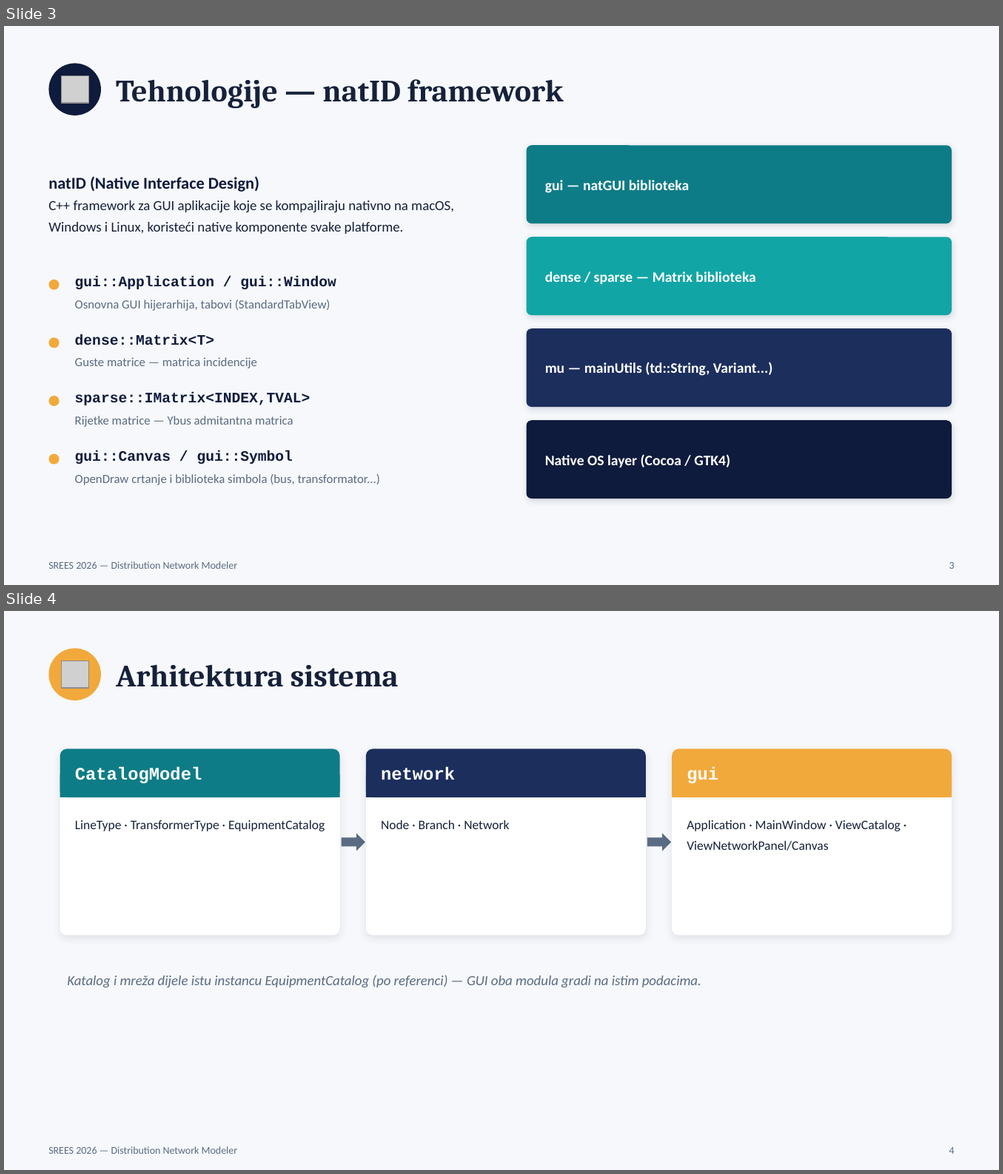
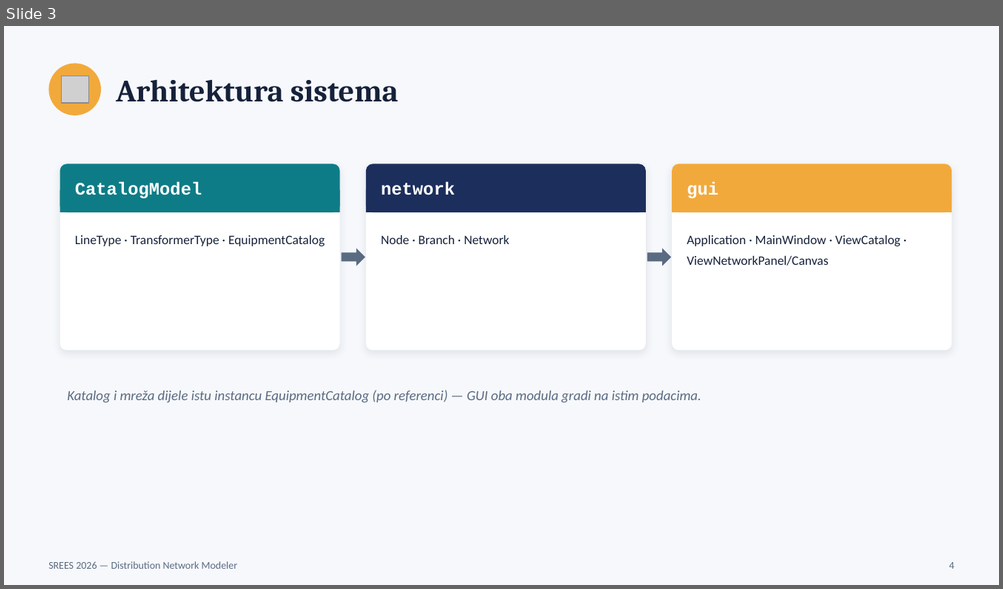
Before and after one commit to Namik-C/SREES_2026_Jamak_GUIaplikacija_DNM, a slide deck: presentation/Prezentacija.pptx. Shown one above the other, each under a label of ours: slides 3 and 4 before the commit, slide 3 after it. The pictures are 1003x1174 and 1003x589 pixels, drawn with LibreOffice and Linux fonts; fonts in the diff are those of the drawing; grey boxes stand for pictures. Boxes give left, top, right and bottom in pixels: in the first picture for what was removed or moved away, otherwise in the second. Text is boxed around its words. In the diff, an @@ line names an element or a change of style, - is before the commit and + after.

```diff
--- a/presentation/Prezentacija.pptx
+++ b/presentation/Prezentacija.pptx
@@ slide 3 removed at bbox=[4, 26, 999, 585], background #F6F8FB @@
@@ ellipse removed at bbox=[48, 63, 101, 116] @@
@@ picture removed at bbox=[62, 76, 88, 103] @@
@@ text removed at bbox=[116, 79, 563, 109] @@
-Tehnologije — natID framework
@@ rounded rectangle removed at bbox=[526, 145, 951, 224] @@
@@ text removed at bbox=[48, 176, 454, 234] @@
-natID (Native Interface Design)
-C++ framework za GUI aplikacije koje se kompajliraju nativno na macOS, Windows i Linux, koristeći native komponente svake platforme.
@@ text removed at bbox=[545, 180, 688, 193] @@
-gui — natGUI biblioteka
@@ rounded rectangle removed at bbox=[526, 237, 951, 315] @@
@@ ellipse removed at bbox=[48, 280, 60, 290] @@
@@ text removed at bbox=[75, 276, 336, 289] @@
-gui::Application / gui::Window
@@ text removed at bbox=[545, 272, 755, 284] @@
-dense / sparse — Matrix biblioteka
@@ text removed at bbox=[75, 300, 330, 311] @@
-Osnovna GUI hijerarhija, tabovi (StandardTabView)
@@ text removed at bbox=[75, 335, 214, 346] @@
-dense::Matrix<T>
@@ rounded rectangle removed at bbox=[526, 329, 951, 407] @@
@@ ellipse removed at bbox=[48, 338, 60, 349] @@
@@ text removed at bbox=[75, 358, 257, 369] @@
-Guste matrice — matrica incidencije
@@ text removed at bbox=[545, 362, 773, 376] @@
-mu — mainUtils (td::String, Variant...)
@@ ellipse removed at bbox=[48, 396, 60, 406] @@
@@ text removed at bbox=[75, 392, 310, 406] @@
-sparse::IMatrix<INDEX,TVAL>
@@ text removed at bbox=[75, 416, 293, 427] @@
-Rijetke matrice — Ybus admitantna matrica
@@ rounded rectangle removed at bbox=[526, 420, 951, 499] @@
@@ ellipse removed at bbox=[48, 454, 60, 465] @@
@@ text removed at bbox=[75, 451, 293, 464] @@
-gui::Canvas / gui::Symbol
@@ text removed at bbox=[545, 454, 730, 468] @@
-Native OS layer (Cocoa / GTK4)
@@ text removed at bbox=[75, 474, 380, 486] @@
-OpenDraw crtanje i biblioteka simbola (bus, transformator...)
@@ text removed at bbox=[48, 562, 238, 569] @@
-SREES 2026 — Distribution Network Modeler
@@ text removed at bbox=[949, 562, 954, 569] @@
-3
@@ what was slide 4 is now slide 3 @@
```
Also in this commit, not shown: 3 slides changed, 1 other slide removed.
